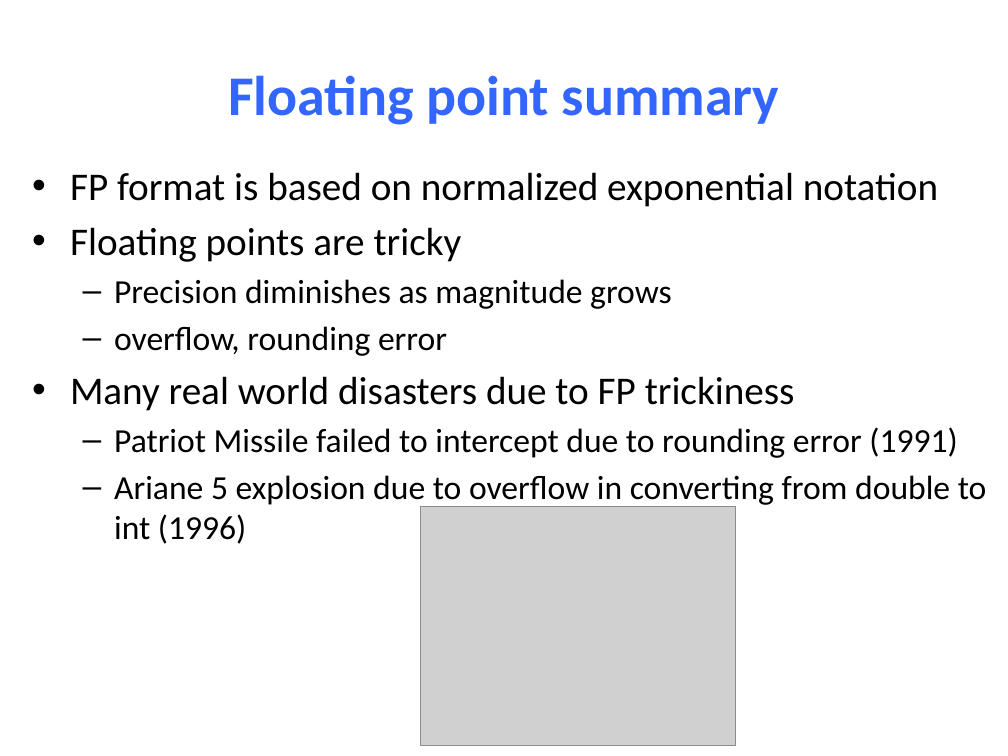
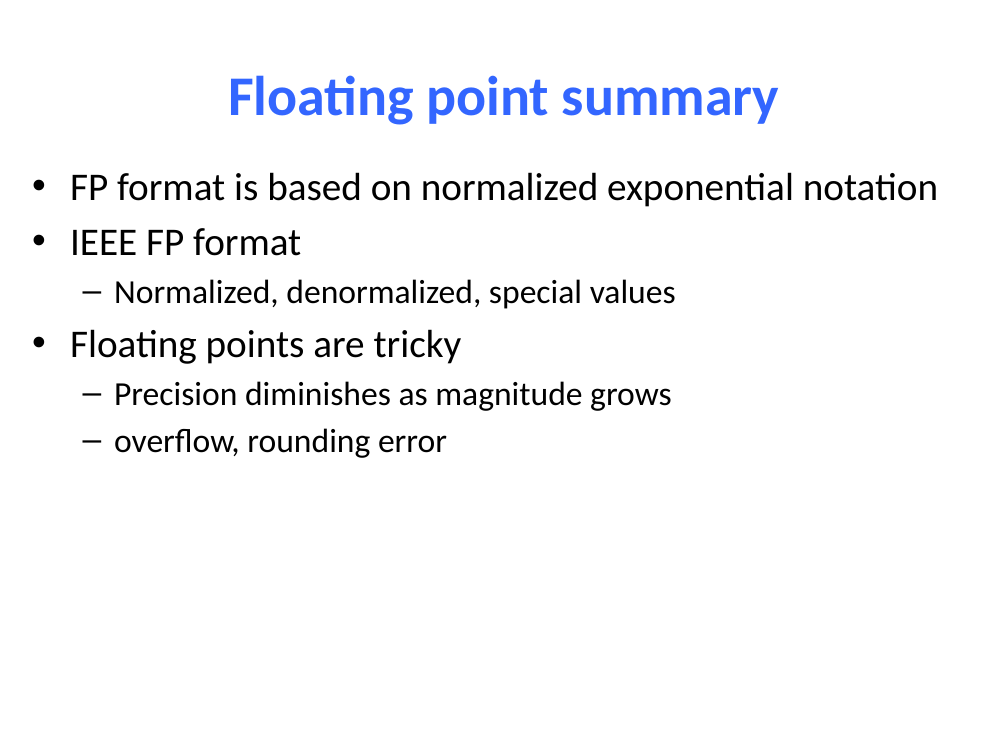
Before and after one commit to NYU-CSO/nyu-cso.github.io, a slide deck: slide 63 of notes/03-floats.pptx (slide 58 before the commit). Drawn at 1008x756 pixels with LibreOffice and Linux fonts; fonts in the diff are those of the drawing; grey boxes stand for pictures. Boxes give left, top, right and bottom in pixels: in the first picture for what was removed or moved away, otherwise in the second. Text is boxed around its words. In the diff, an @@ line names an element or a change of style, - is before the commit and + after.

```diff
--- a/notes/03-floats.pptx
+++ b/notes/03-floats.pptx
@@ text at (70, 228, 676, 309): paragraphs added @@
+• IEEE FP format
+  – Normalized, denormalized, special values
@@ text at (70, 376, 987, 544): paragraphs removed @@
-• Many real world disasters due to FP trickiness
-  – Patriot Missile failed to intercept due to rounding error (1991)
-  – Ariane 5 explosion due to overflow in converting from double to int (1996)
@@ picture removed at (420, 506, 735, 745) @@
```
Also in this commit, not shown: 18 other slides changed, 5 slides added, 4 other files.
